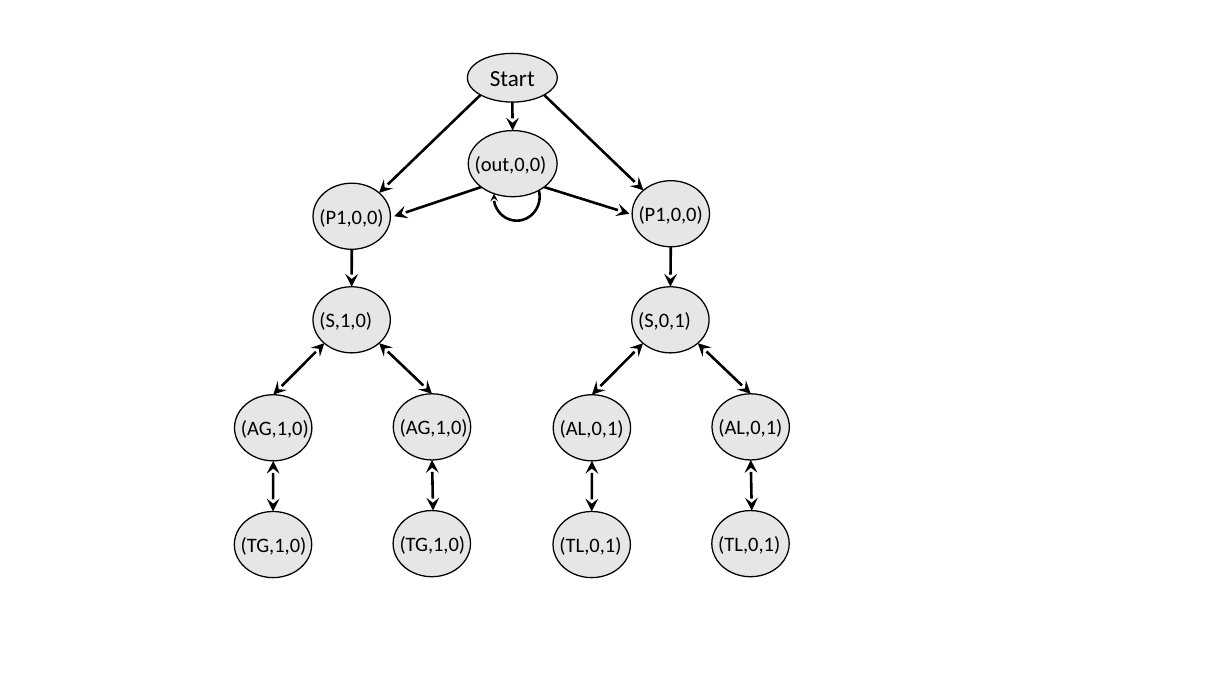
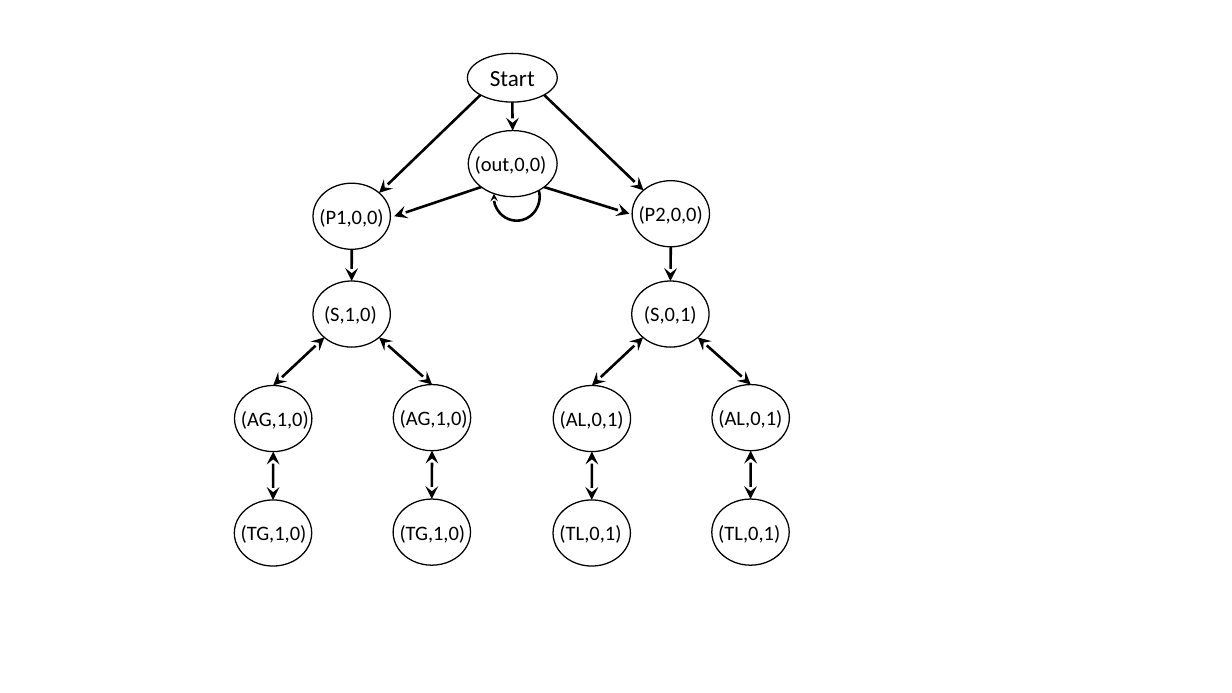
Before and after one commit to rabeckett/propane, a slide deck: slide 9 of paper/abstraction/figures/examples.pptx. Drawn at 1232x693 pixels with LibreOffice and Linux fonts; fonts in the diff are those of the drawing. Boxes give left, top, right and bottom in pixels: in the first picture for what was removed or moved away, otherwise in the second. Text is boxed around its words. In the diff, an @@ line names an element or a change of style, - is before the commit and + after.

```diff
--- a/paper/abstraction/figures/examples.pptx
+++ b/paper/abstraction/figures/examples.pptx
@@ ellipse at <box>469,130,557,197</box>: fill #E7E6E6 to #FFFFFF @@
@@ text at <box>639,206,703,224</box>: text changed @@
-(P1,0,0)
+(P2,0,0)
@@ arrow moved from (352, 250) - (352, 287) to (352, 250) - (352, 281) @@
@@ arrow moved from (671, 247) - (671, 287) to (671, 247) - (671, 281) @@
@@ ellipse: place and size @@
-ellipse at <box>313,287,391,353</box>
+ellipse at <box>313,281,391,348</box>
@@ text "(S,1,0)": place and size @@
-text "(S,1,0)" at <box>319,312,372,330</box>
+text "(S,1,0)" at <box>324,306,377,324</box>
@@ ellipse: place and size @@
-ellipse at <box>632,287,710,353</box>
+ellipse at <box>632,281,710,348</box>
@@ text "(S,0,1)": place and size @@
-text "(S,0,1)" at <box>638,312,691,330</box>
+text "(S,0,1)" at <box>644,306,697,324</box>
@@ double arrow moved from (324, 343) - (274, 395) to (324, 337) - (274, 385) @@
@@ double arrow moved from (379, 343) - (433, 394) to (379, 337) - (433, 384) @@
@@ double arrow moved from (643, 343) - (592, 395) to (643, 337) - (592, 385) @@
@@ double arrow moved from (698, 343) - (751, 394) to (698, 337) - (751, 384) @@
@@ fill #E7E6E6 to none in 13 elements at <box>468,54,557,103</box>, <box>313,183,391,250</box>, <box>632,181,710,248</box>, <box>313,281,391,348</box>, <box>632,281,710,348</box>, <box>235,385,312,452</box>, <box>394,384,471,451</box>, <box>554,385,631,452</box>, <box>713,384,790,451</box>, <box>235,500,312,567</box>, <box>393,499,470,566</box>, <box>554,500,631,567</box>, <box>712,499,789,566</box> @@
@@ 8 texts, 8 ellipses, 4 double arrows: place and size @@
-8 texts, 8 ellipses, 4 double arrows at <box>235,394,790,579</box>
+8 texts, 8 ellipses, 4 double arrows at <box>235,384,790,567</box>
```
Also in this commit, not shown: 2 other slides changed, 5 other files.
